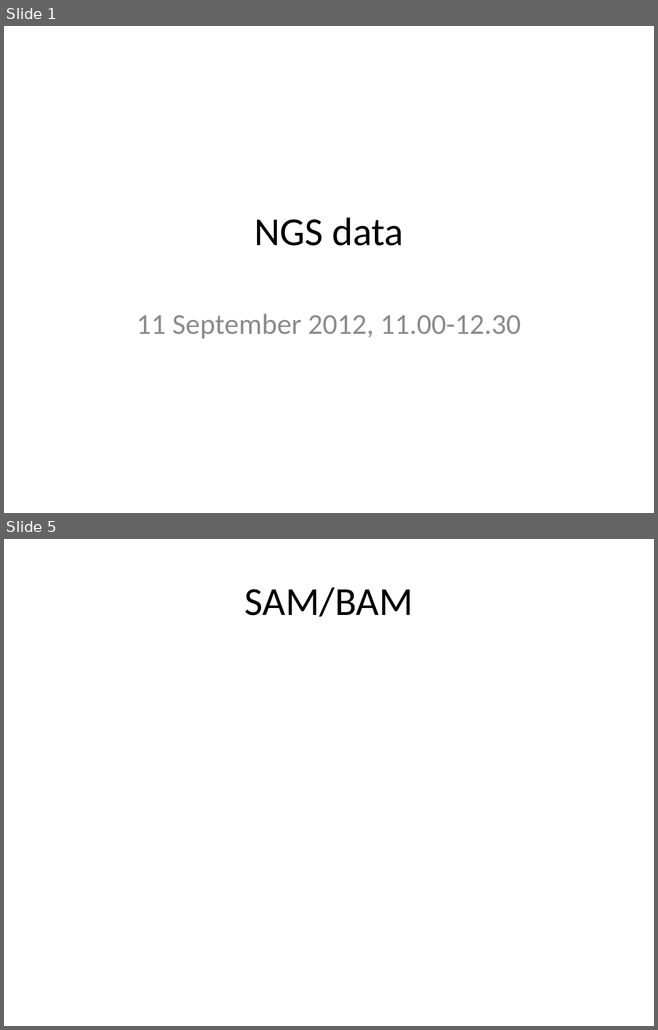
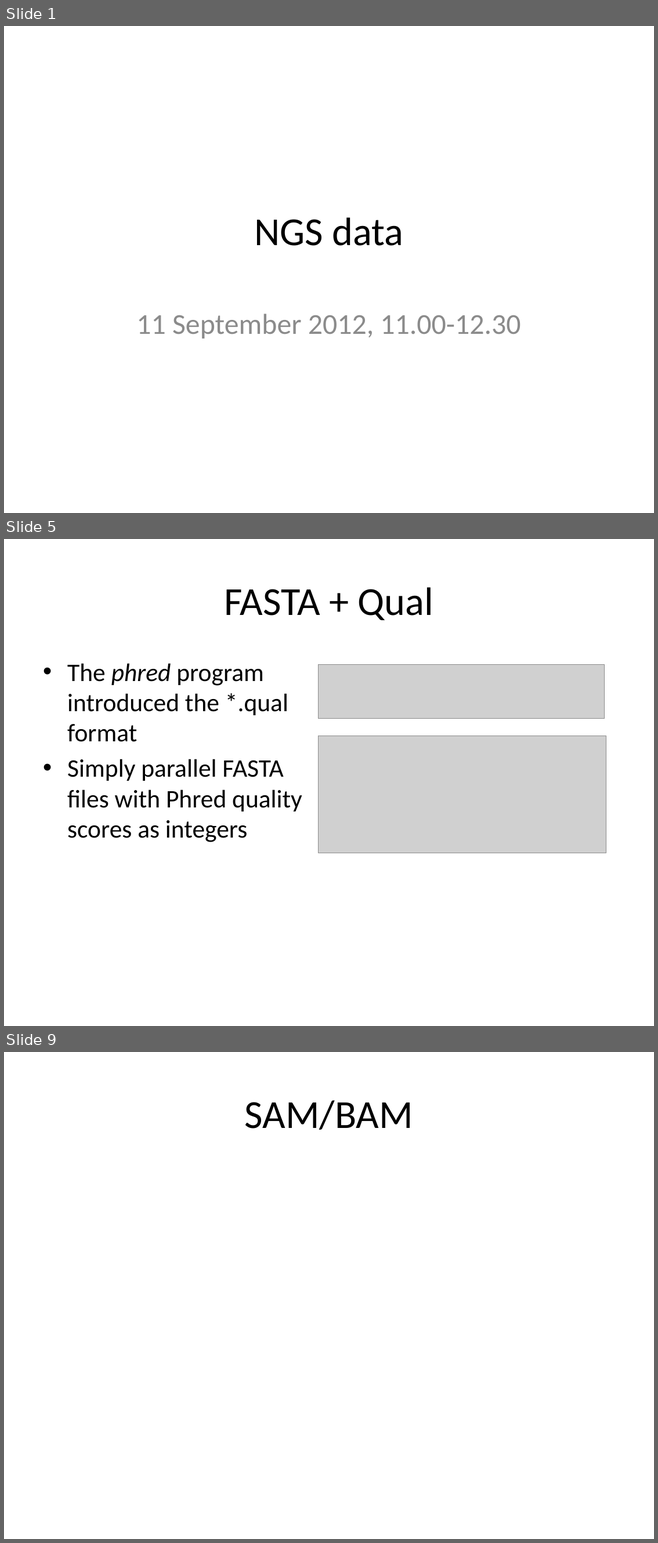
Before and after one commit to rvosa/ngs-workflows, a slide deck: doc/slides/day1/session2/NGSdata.pptx. Shown one above the other, each under a label of ours: slides 1 and 5 before the commit, slides 1, 5 and 9 after it; the slides between them are not shown. The pictures are 658x1030 and 658x1543 pixels, drawn with LibreOffice and Linux fonts; fonts in the diff are those of the drawing; grey boxes stand for pictures. Boxes give left, top, right and bottom in pixels: in the first picture for what was removed or moved away, otherwise in the second. Text is boxed around its words. In the diff, an @@ line names an element or a change of style, - is before the commit and + after.

```diff
--- a/doc/slides/day1/session2/NGSdata.pptx
+++ b/doc/slides/day1/session2/NGSdata.pptx
@@ slide 5 added at (4, 539, 654, 1026), background #FFFFFF @@
@@ title added at (224, 587, 433, 620), 44 pt, text #000000 @@
+FASTA + Qual
@@ text added at (67, 663, 302, 842), 28 pt, text #000000 @@
+• The phred program introduced the *.qual format
+• Simply parallel FASTA files with Phred quality scores as integers
@@ picture added at (318, 664, 604, 718) @@
@@ picture added at (318, 736, 605, 853) @@
@@ what was slide 5 is now slide 9 @@
```
Also in this commit, not shown: 3 slides changed, 5 other slides added, 2 slides removed.
